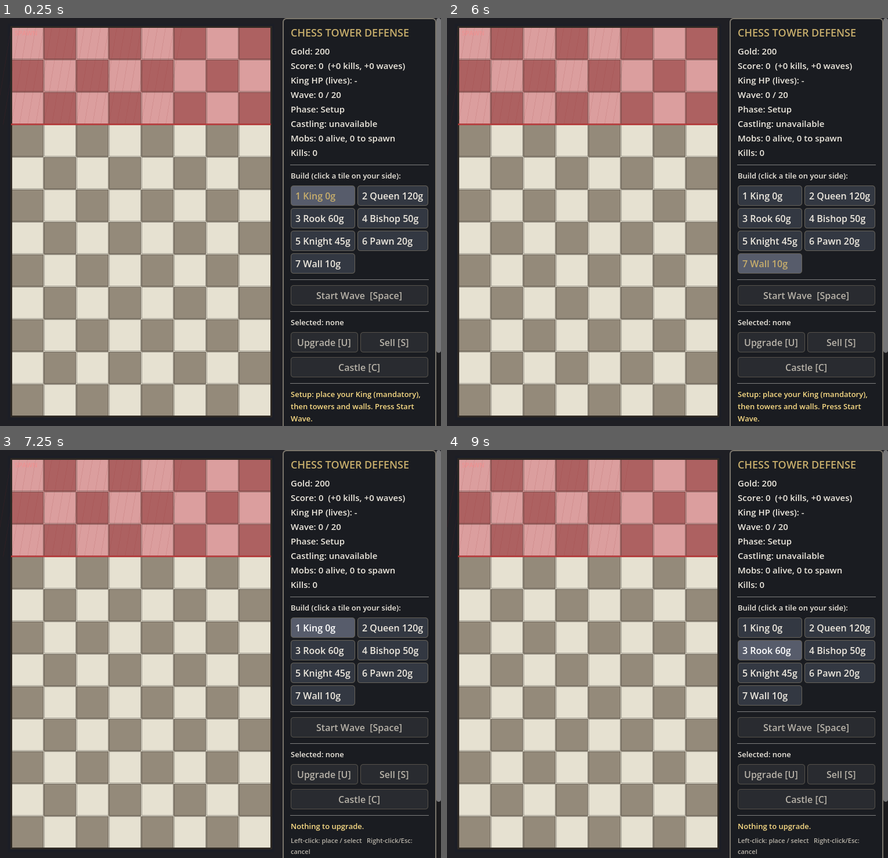
Above: before the commit, frames 1-4 (two rows, left to right).
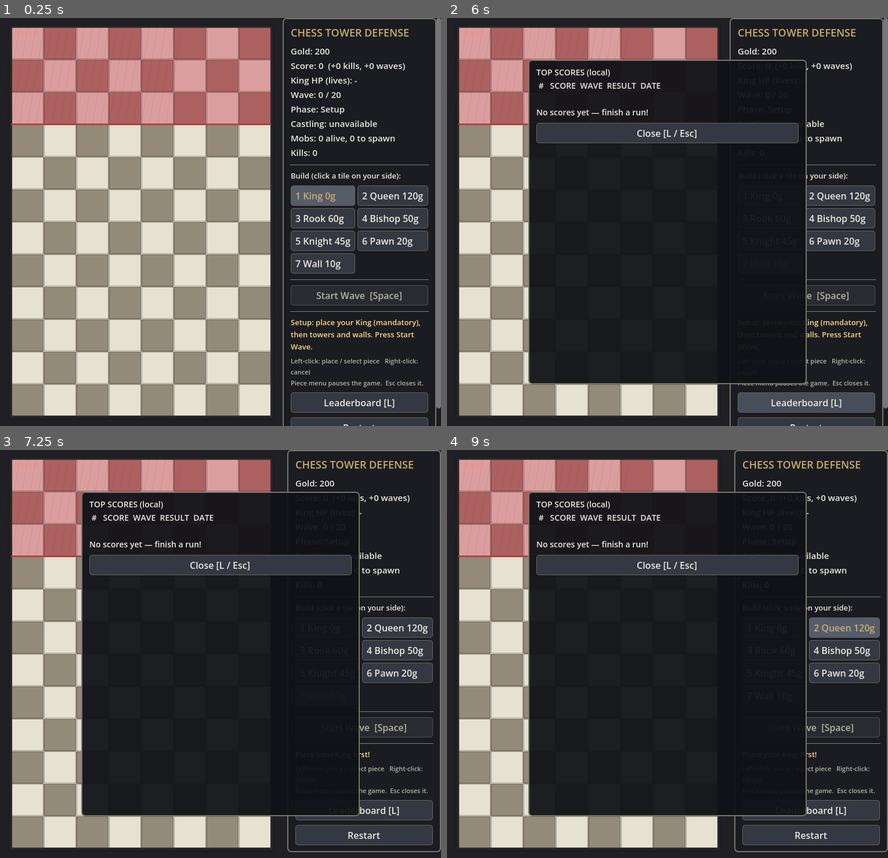
Above: after the commit, the same moments.

Repository: mhaiprojects/ChessTD-Protect-the-King
Game: Godot game, scene res://scenes/main.tscn
Two runs of this game, one before a commit and one after it. Both use one fixed random seed, a clock stepped at 60 frames per second and the inputs below.
Inputs (mouse positions are in pixels of both pictures, inside the frame that each line leads up to):
- Up to frame 1 (0.25 s): no input
- Up to frame 2 (6 s): click "1 King 0g" at 0.5 s; click "2 Queen 120g" at 1.25 s; click "3 Rook 60g" at 2 s; click "4 Bishop 50g" at 2.75 s; click "5 Knight 45g" at 3.5 s; click "6 Pawn 20g" at 4.25 s; click "7 Wall 10g" at 5 s; click (808, 401) at 5.75 s, where only the run after the commit has a clickable "Leaderboard [L]"
- Up to frame 3 (7.25 s): tap A at 6.5 s; move the mouse to (317, 633) at 6.52 s; tap Enter at 6.6 s; click (317, 633) at 6.67 s; tap Space at 6.77 s; tap U at 6.8 s
- Up to frame 4 (9 s): click "1 King 0g" at 7.25 s; click "2 Queen 120g" at 8 s; click "3 Rook 60g" at 8.75 s

The runs differ from the first frame. In frame 1, 3.5% of the frame differs, in the area x 65-100%, y 73-100%; in frame 2, 44%; in frame 3, 46%; in frame 4, 46%, in the area x 18-100%, y 0-100%.

Commit message:
2026-11-17 21:18 AEDT: Piece options dialog — pauses game, upgrade/sell/castle in modal.
Co-authored-by: Cursor <cursoragent@cursor.com>

Diff:
--- a/scripts/game.gd
+++ b/scripts/game.gd
@@ -733,8 +733,12 @@
 			KEY_C:
 				try_castle()
 			KEY_ESCAPE:
-				selected = Vector2i(-1, -1)
-				build_type = -1
+				var ui = get_parent().get_node_or_null("UI")
+				if ui != null and ui.has_method("piece_options_open") and ui.piece_options_open():
+					ui.close_piece_options()
+				else:
+					selected = Vector2i(-1, -1)
+					build_type = -1
 
 
 func handle_click(c: Vector2i, button: int) -> void:
@@ -747,6 +751,9 @@
 	if pieces.has(c):
 		selected = c
 		build_type = -1
+		var ui = get_parent().get_node_or_null("UI")
+		if ui != null and ui.has_method("open_piece_options"):
+			ui.open_piece_options(c)
 	elif build_type >= 0:
 		var t := build_type
 		if place(t, c):
--- a/scripts/ui.gd
+++ b/scripts/ui.gd
@@ -11,15 +11,20 @@
 var hud_scroll: ScrollContainer
 var hud_panel: PanelContainer
 var lbl_stats: Label
-var lbl_sel: Label
 var lbl_msg: Label
 var build_buttons := {}
 var btn_start: Button
 var btn_upgrade: Button
 var btn_sell: Button
 var btn_restart: Button
-var btn_castle: Button
+var btn_dialog_castle: Button
+var btn_dialog_close: Button
 var btn_leaderboard: Button
+var piece_dimmer: ColorRect
+var piece_dialog: PanelContainer
+var lbl_piece_title: Label
+var lbl_piece_body: Label
+var _piece_dialog_open := false
 var overlay_final: PanelContainer
 var overlay_leaderboard: PanelContainer
 var lbl_final_body: Label
@@ -93,26 +98,12 @@
 	btn_start.pressed.connect(func(): game.start_wave())
 	v.add_child(btn_start)
 	v.add_child(HSeparator.new())
-	lbl_sel = _label("", 13)
-	v.add_child(lbl_sel)
-	var h := HBoxContainer.new()
-	btn_upgrade = _button("Upgrade [U]")
-	btn_upgrade.pressed.connect(func(): game.upgrade(game.selected))
-	btn_sell = _button("Sell [S]")
-	btn_sell.pressed.connect(func(): game.sell(game.selected))
-	h.add_child(btn_upgrade)
-	h.add_child(btn_sell)
-	v.add_child(h)
-	btn_castle = _button("Castle [C]")
-	btn_castle.pressed.connect(func(): game.try_castle())
-	v.add_child(btn_castle)
-	v.add_child(HSeparator.new())
 	lbl_msg = _label("", 13)
 	lbl_msg.add_theme_color_override("font_color", Color(0.98, 0.86, 0.52))
 	v.add_child(lbl_msg)
 	v.add_child(
 		_label(
-			"Left-click: place / select   Right-click/Esc: cancel\nAttack squares highlight in red.",
+			"Left-click: place / select piece   Right-click: cancel\nPiece menu pauses the game.  Esc closes it.",
 			11, false, DA.UI_TEXT_DIM
 		)
 	)
@@ -133,7 +124,59 @@
 	lb_close.pressed.connect(func(): overlay_leaderboard.visible = false)
 	overlay_leaderboard.get_child(0).add_child(lb_close)
 
+	_build_piece_dialog()
+
 	get_viewport().size_changed.connect(_refresh_layout)
+
+
+func _build_piece_dialog() -> void:
+	piece_dimmer = ColorRect.new()
+	piece_dimmer.color = Color(0.04, 0.05, 0.07, 0.62)
+	piece_dimmer.visible = false
+	piece_dimmer.mouse_filter = Control.MOUSE_FILTER_STOP
+	piece_dimmer.z_index = 6
+	add_child(piece_dimmer)
+
+	piece_dialog = PanelContainer.new()
+	piece_dialog.visible = false
+	piece_dialog.mouse_filter = Control.MOUSE_FILTER_STOP
+	piece_dialog.z_index = 7
+	var dlg_style: StyleBoxFlat = _ui_styles.panel.duplicate()
+	dlg_style.bg_color = Color(0.08, 0.09, 0.12, 0.97)
+	dlg_style.border_width_left = 2
+	dlg_style.border_width_top = 2
+	dlg_style.border_width_right = 2
+	dlg_style.border_width_bottom = 2
+	dlg_style.border_color = DA.UI_BORDER
+	piece_dialog.add_theme_stylebox_override("panel", dlg_style)
+	add_child(piece_dialog)
+
+	var box := VBoxContainer.new()
+	box.add_theme_constant_override("separation", 10)
+	piece_dialog.add_child(box)
+
+	lbl_piece_title = _label("Piece", 17, true)
+	box.add_child(lbl_piece_title)
+	lbl_piece_body = _label("", 14)
+	box.add_child(lbl_piece_body)
+
+	var row := HBoxContainer.new()
+	row.add_theme_constant_override("separation", 8)
+	btn_upgrade = _button("Upgrade [U]")
+	btn_upgrade.pressed.connect(_dialog_upgrade)
+	btn_sell = _button("Sell [S]")
+	btn_sell.pressed.connect(_dialog_sell)
+	row.add_child(btn_upgrade)
+	row.add_child(btn_sell)
+	box.add_child(row)
+
+	btn_dialog_castle = _button("Castle [C]")
+	btn_dialog_castle.pressed.connect(_dialog_castle)
+	box.add_child(btn_dialog_castle)
+
+	btn_dialog_close = _button("Close [Esc]")
+	btn_dialog_close.pressed.connect(close_piece_options)
+	box.add_child(btn_dialog_close)
 
 
 func _refresh_layout() -> void:
@@ -152,6 +195,7 @@
 		board_rect = Rect2(Vector2.ZERO, Vector2(vp.size.x - hud_scroll.size.x, vp.size.y))
 	game.fit_to_rect(board_rect)
 	_position_overlays(vp)
+	_position_piece_dialog(vp)
 
 
 func apply_layout_now() -> void:
@@ -163,6 +207,7 @@
 	var board_rect := board_host.get_global_rect()
 	game.fit_to_rect(board_rect)
 	_position_overlays(vp)
+	_position_piece_dialog(vp)
 
 
 func _position_overlays(vp: Rect2) -> void:
@@ -175,6 +220,95 @@
 	overlay_leaderboard.custom_minimum_size = lb_sz
 	overlay_leaderboard.size = lb_sz
 	overlay_leaderboard.position = (vp.size - lb_sz) * 0.5
+
+
+func _position_piece_dialog(vp: Rect2) -> void:
+	if piece_dimmer == null:
+		return
+	piece_dimmer.position = Vector2.ZERO
+	piece_dimmer.size = vp.size
+	var dlg_sz := Vector2(minf(320, vp.size.x * 0.9), minf(300, vp.size.y * 0.55))
+	piece_dialog.custom_minimum_size = dlg_sz
+	piece_dialog.size = dlg_sz
+	piece_dialog.position = (vp.size - dlg_sz) * 0.5
+
+
+func piece_options_open() -> bool:
+	return _piece_dialog_open
+
+
+func open_piece_options(c: Vector2i) -> void:
+	var p = game.get_piece(c)
+	if p == null:
+		return
+	game.selected = c
+	_piece_dialog_open = true
+	piece_dimmer.visible = true
+	piece_dialog.visible = true
+	get_tree().paused = true
+	process_mode = Node.PROCESS_MODE_ALWAYS
+	_refresh_piece_dialog()
+
+
+func close_piece_options() -> void:
+	if not _piece_dialog_open:
+		return
+	_piece_dialog_open = false
+	piece_dimmer.visible = false
+	piece_dialog.visible = false
+	get_tree().paused = false
+	process_mode = Node.PROCESS_MODE_INHERIT
+
+
+func _refresh_piece_dialog() -> void:
+	var p = game.get_piece(game.selected)
+	if p == null:
+		close_piece_options()
+		return
+	lbl_piece_title.text = "%s  ·  Level %d" % [P.NAMES[p.type], p.level]
+	var lines: PackedStringArray = ["HP: %d / %d" % [ceili(p.hp), ceili(p.max_hp)]]
+	if P.is_tower(p.type):
+		lines.append("Damage: %.1f every %.1fs" % [P.damage(p.type, p.level), P.COOLDOWN[p.type]])
+		if p.level < P.MAX_LEVEL:
+			lines.append(
+				"Next level: %.1f damage  ·  %dg" % [P.damage(p.type, p.level + 1), P.upgrade_cost(p.type, p.level)]
+			)
+		else:
+			lines.append("Damage: max level")
+	elif p.type == P.WALL:
+		if p.level < P.MAX_LEVEL:
+			lines.append(
+				"Next level: %d HP  ·  %dg" % [ceili(P.max_hp(P.WALL, p.level + 1)), P.upgrade_cost(p.type, p.level)]
+			)
+		else:
+			lines.append("Wall: max level")
+	if p.level < P.MAX_LEVEL and not P.is_tower(p.type) and p.type != P.WALL:
+		lines.append("Upgrade cost: %dg" % P.upgrade_cost(p.type, p.level))
+	lbl_piece_body.text = "\n".join(lines)
+	btn_upgrade.disabled = p.level >= P.MAX_LEVEL or game.gold < P.upgrade_cost(p.type, p.level)
+	btn_sell.disabled = p.type == P.KING and game.phase != game.Phase.SETUP
+	var show_castle: bool = (
+		not game.castling_used
+		and (p.type == P.KING or p.type == P.ROOK)
+		and not game.castle_rooks_eligible().is_empty()
+	)
+	btn_dialog_castle.visible = show_castle
+	btn_dialog_castle.disabled = not show_castle
+
+
+func _dialog_upgrade() -> void:
+	if game.upgrade(game.selected):
+		_refresh_piece_dialog()
+
+
+func _dialog_sell() -> void:
+	if game.sell(game.selected):
+		close_piece_options()
+
+
+func _dialog_castle() -> void:
+	if game.try_castle():
+		_refresh_piece_dialog()
 
 
 func _controls_inside_viewport() -> bool:
@@ -223,6 +357,7 @@
 
 
 func _on_restart() -> void:
+	close_piece_options()
 	overlay_final.visible = false
 	_end_overlay_shown = false
 	game.reset()
@@ -263,6 +398,21 @@
 
 func _unhandled_input(event: InputEvent) -> void:
 	if event is InputEventKey and event.pressed and not event.echo:
+		if _piece_dialog_open:
+			match event.keycode:
+				KEY_ESCAPE, KEY_ENTER:
+					close_piece_options()
+					get_viewport().set_input_as_handled()
+				KEY_U:
+					_dialog_upgrade()
+					get_viewport().set_input_as_handled()
+				KEY_S, KEY_DELETE:
+					_dialog_sell()
+					get_viewport().set_input_as_handled()
+				KEY_C:
+					_dialog_castle()
+					get_viewport().set_input_as_handled()
+			return
 		match event.keycode:
 			KEY_L:
 				toggle_leaderboard()
@@ -271,6 +421,20 @@
 				if overlay_leaderboard.visible:
 					overlay_leaderboard.visible = false
 					get_viewport().set_input_as_handled()
+				else:
+					game.selected = Vector2i(-1, -1)
+					game.build_type = -1
+					get_viewport().set_input_as_handled()
+			KEY_U:
+				if game.get_piece(game.selected) != null:
+					open_piece_options(game.selected)
+				get_viewport().set_input_as_handled()
+			KEY_S, KEY_DELETE:
+				if game.sell(game.selected):
+					get_viewport().set_input_as_handled()
+			KEY_C:
+				game.try_castle()
+				get_viewport().set_input_as_handled()
 
 
 func _button(text: String) -> Button:
@@ -290,6 +454,7 @@
 
 
 func _on_build(t: int) -> void:
+	close_piece_options()
 	game.build_type = t if build_buttons[t].button_pressed else -1
 	game.selected = Vector2i(-1, -1)
 
@@ -318,27 +483,8 @@
 		b.set_pressed_no_signal(game.build_type == t)
 		b.disabled = game.gold < P.COST[t] or (t == P.KING and game.has_king())
 	btn_start.disabled = not (game.phase == game.Phase.SETUP or game.phase == game.Phase.BETWEEN) or not game.has_king()
-	btn_castle.disabled = game.castling_used or game.castle_rooks_eligible().is_empty()
-	var p = game.get_piece(game.selected)
-	if p == null:
-		lbl_sel.text = "Selected: none"
-		btn_upgrade.disabled = true
-		btn_sell.disabled = true
-	else:
-		var info := "Selected: %s  Lv %d\nHP %d / %d" % [P.NAMES[p.type], p.level, ceili(p.hp), ceili(p.max_hp)]
-		if P.is_tower(p.type):
-			info += "\nDamage %.1f every %.1fs" % [P.damage(p.type, p.level), P.COOLDOWN[p.type]]
-			if p.level < P.MAX_LEVEL:
-				info += "  (next: %.1f)" % P.damage(p.type, p.level + 1)
-		elif p.type == P.WALL and p.level < P.MAX_LEVEL:
-			info += "\nNext upgrade: HP %d" % ceili(P.max_hp(P.WALL, p.level + 1))
-		if p.level < P.MAX_LEVEL:
-			info += "\nUpgrade cost: %dg" % P.upgrade_cost(p.type, p.level)
-		else:
-			info += "\nMax level"
-		lbl_sel.text = info
-		btn_upgrade.disabled = p.level >= P.MAX_LEVEL or game.gold < P.upgrade_cost(p.type, p.level)
-		btn_sell.disabled = p.type == P.KING and game.phase != game.Phase.SETUP
+	if _piece_dialog_open:
+		_refresh_piece_dialog()
 	if game.build_type >= 0 and game.in_bounds(game.hover):
 		var err: String = game.can_place(game.build_type, game.hover)
 		lbl_msg.text = err if err != "" else game.last_message
--- a/tests/test_runner.gd
+++ b/tests/test_runner.gd
@@ -89,6 +89,8 @@
 	await test_scene()
 	print("== Responsive layout ==")
 	await test_responsive_layout()
+	print("== Piece options dialog ==")
+	await test_piece_options_dialog()
 	print("\nRESULT: %d passed, %d failed" % [passed, failed])
 	quit(1 if failed > 0 else 0)
 
@@ -684,6 +686,48 @@
 	await process_frame
 
 
+func test_piece_options_dialog() -> void:
+	var scene = load("res://scenes/main.tscn").instantiate()
+	root.add_child(scene)
+	var g = scene.get_node("Game")
+	var ui = scene.get_node("UI")
+	ui.apply_layout_now()
+	await process_frame
+	g.place(P.KING, Vector2i(3, 11))
+	g.place(P.ROOK, Vector2i(3, 8))
+	g.start_wave()
+	var spawn0: int = g.spawn_left
+	var ev := InputEventMouseButton.new()
+	ev.button_index = MOUSE_BUTTON_LEFT
+	ev.pressed = true
+	ev.position = g.cell_center(Vector2(3, 8))
+	g._unhandled_input(ev)
+	await process_frame
+	check(ui.piece_options_open() and scene.get_tree().paused, "Dialog pauses during wave")
+	for i in 20:
+		await process_frame
+	check(g.spawn_left == spawn0, "Spawning frozen while dialog open")
+	g.gold = 500
+	var lv0: int = g.pieces[Vector2i(3, 8)].level
+	ui.btn_upgrade.pressed.emit()
+	ui.btn_upgrade.pressed.emit()
+	check(g.pieces[Vector2i(3, 8)].level == lv0 + 2, "Repeated dialog upgrades work")
+	var key := InputEventKey.new()
+	key.pressed = true
+	key.echo = false
+	key.keycode = KEY_U
+	ui._unhandled_input(key)
+	check(g.pieces[Vector2i(3, 8)].level == lv0 + 3, "Hotkey U upgrades via dialog")
+	ui.close_piece_options()
+	await process_frame
+	check(not scene.get_tree().paused, "Game unpauses after close")
+	for i in 10:
+		await process_frame
+	check(g.spawn_left < spawn0, "Spawning resumes after dialog closes")
+	scene.queue_free()
+	await process_frame
+
+
 func test_scene() -> void:
 	var scene = load("res://scenes/main.tscn").instantiate()
 	root.add_child(scene)
@@ -708,8 +752,11 @@
 	check(g.pieces.has(Vector2i(3, 8)) and g.pieces[Vector2i(3, 8)].type == P.ROOK, "UI button + click places Rook")
 	g._unhandled_input(ev)
 	check(g.selected == Vector2i(3, 8), "Clicking a piece selects it")
+	check(ui.piece_options_open() and scene.get_tree().paused, "Piece click opens paused dialog")
 	ui.btn_upgrade.pressed.emit()
 	check(g.pieces[Vector2i(3, 8)].level == 2, "Upgrade button upgrades selection")
+	ui.close_piece_options()
+	check(not ui.piece_options_open() and not scene.get_tree().paused, "Close dialog resumes game")
 	ui.btn_start.pressed.emit()
 	check(g.phase == g.Phase.WAVE, "Start Wave button starts wave")
 	for i in 30: await process_frame
